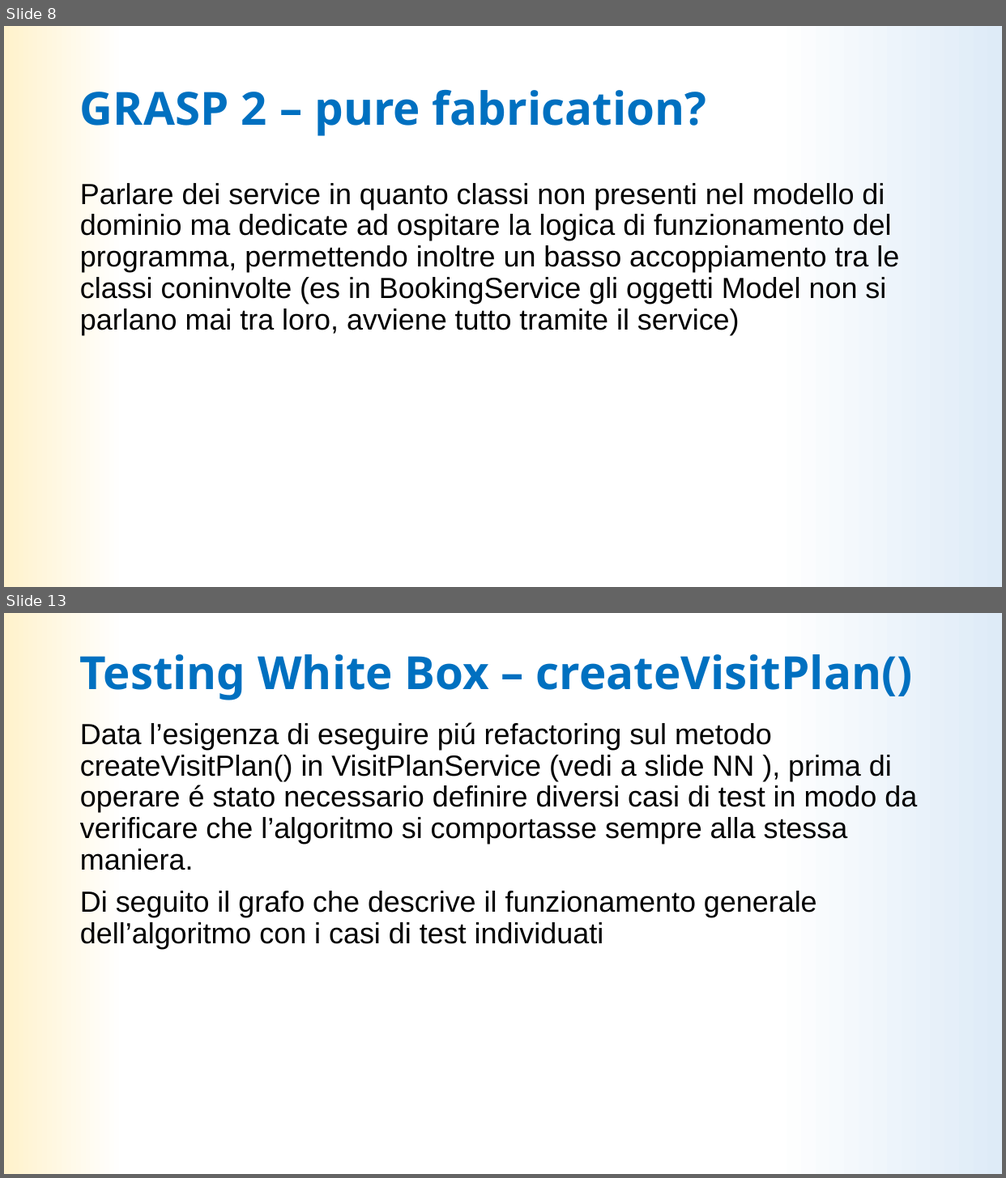
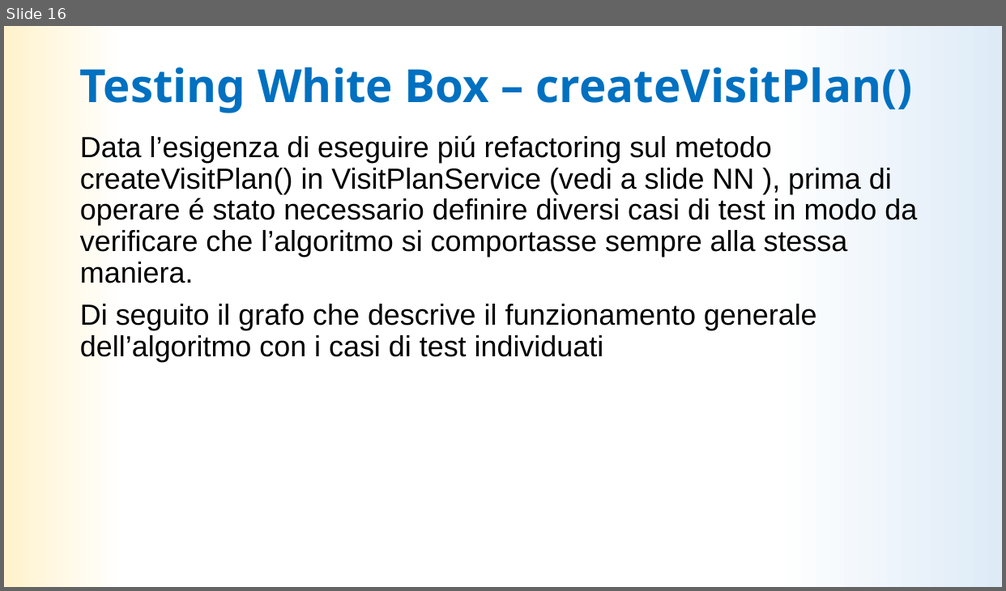
Before and after one commit to LDolzanelli/progettoIngegneria, a slide deck: doc/Presentazione/Presentazione_ingsw_parteB.pptx. Shown one above the other, each under a label of ours: slides 8 and 13 before the commit, slide 16 after it; the slides between them are not shown. The pictures are 1006x1178 and 1006x591 pixels, drawn with LibreOffice and Linux fonts; fonts in the diff are those of the drawing. Boxes give left, top, right and bottom in pixels: in the first picture for what was removed or moved away, otherwise in the second. Text is boxed around its words. In the diff, an @@ line names an element or a change of style, - is before the commit and + after.

```diff
--- a/doc/Presentazione/Presentazione_ingsw_parteB.pptx
+++ b/doc/Presentazione/Presentazione_ingsw_parteB.pptx
@@ slide 8 removed at (x1=4, y1=26, x2=1002, y2=587), background gradient #DEEBF7 to #FFFFFF to #FFF2CC @@
@@ title removed at (x1=80, y1=89, x2=706, y2=136) @@
-GRASP 2 – pure fabrication?
@@ text removed at (x1=80, y1=183, x2=899, y2=335) @@
-Parlare dei service in quanto classi non presenti nel modello di dominio ma dedicate ad ospitare la logica di funzionamento del programma, permettendo inoltre un basso accoppiamento tra le classi coninvolte (es in BookingService gli oggetti Model non si parlano mai tra loro, avviene tutto tramite il service)
@@ what was slide 13 is now slide 16 @@
```
Also in this commit, not shown: 9 slides changed, 4 slides added.
